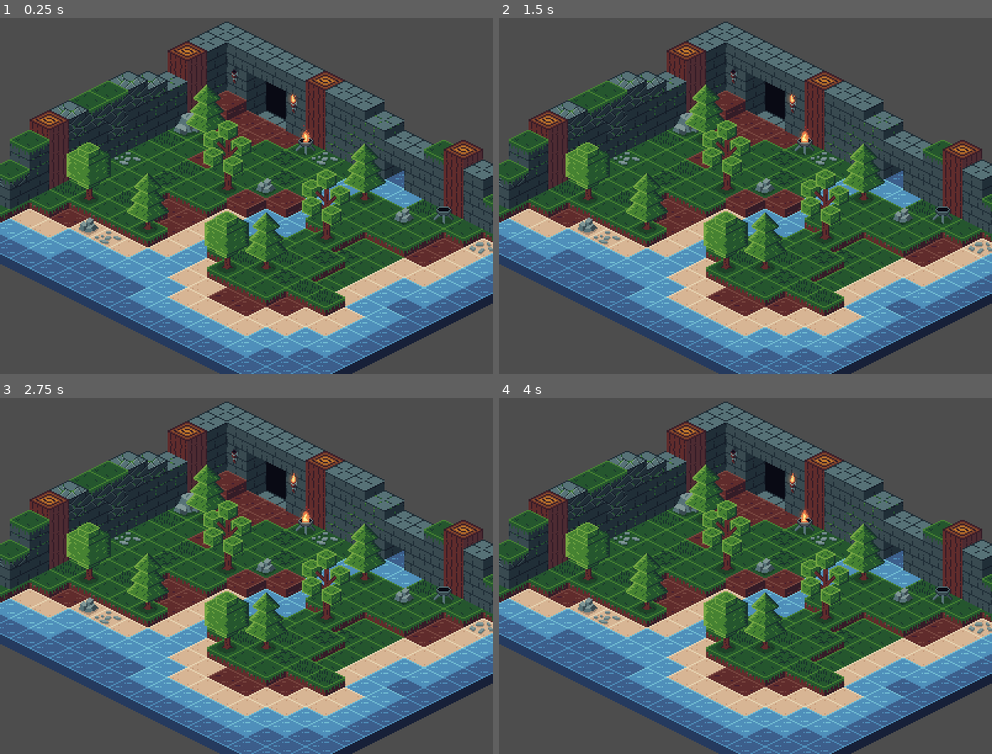
Above: before the commit, frames 1-4 (two rows, left to right).
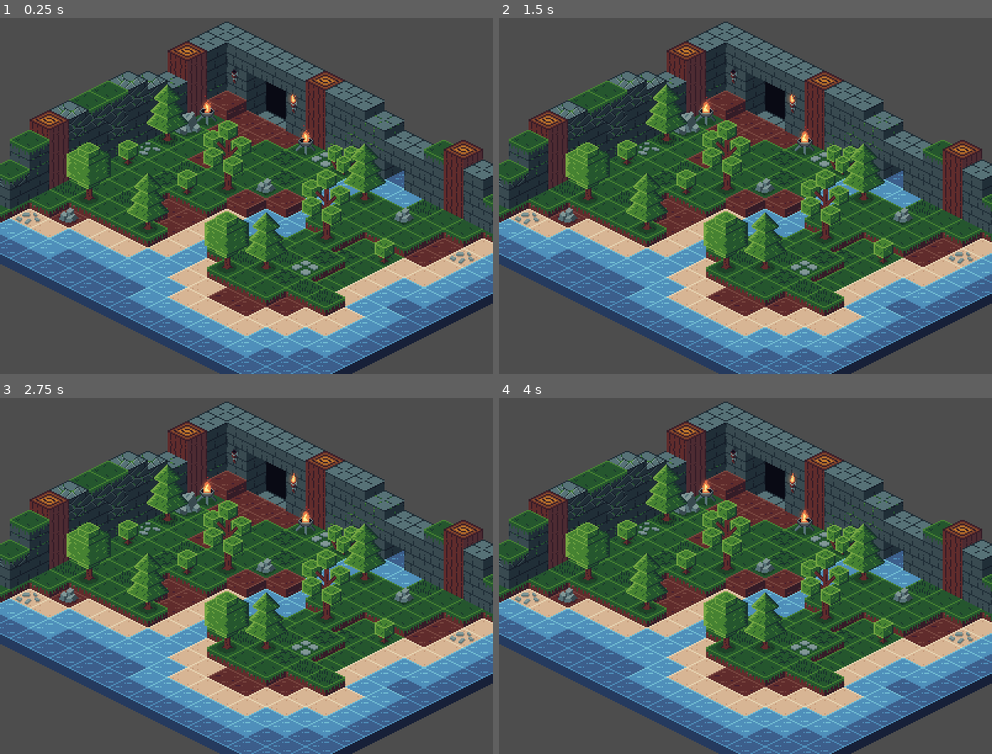
Above: after the commit, the same moments.

Repository: Paraldos/isometric
Game: Godot game, scene res://level.tscn
The game is run twice, just before and just after one commit, with the same random seed, the same clock (stepped at 60 frames per second) and the same inputs.
Inputs:
- Up to frame 1 (0.25 s): no input
- Up to frame 2 (1.5 s): no input
- Up to frame 3 (2.75 s): no input
- Up to frame 4 (4 s): no input

The runs differ from the first frame. In frame 1, 2.8% of the frame differs, in the area x 3-100%, y 18-73%; in frame 2, 2.8%; in frame 3, 2.8%; in frame 4, 2.8%.

Commit message:
added more bushes

Diff:
--- /dev/null
+++ b/Fence.tscn
@@ -0,0 +1,15 @@
+[gd_scene format=3 uid="uid://pp08r3vcumb4"]
+
+[ext_resource type="PackedScene" uid="uid://bisl3ua8h2vk7" path="res://deco/deco_template.tscn" id="1_7ph0r"]
+[ext_resource type="Texture2D" uid="uid://wb6wq3lpxjcl" path="res://assets/img/fence-Sheet.png" id="2_ylr71"]
+
+[node name="Fence" unique_id=723009896 instance=ExtResource("1_7ph0r")]
+
+[node name="GuidingBlock" parent="." index="0" unique_id=1429915701]
+position = Vector2(0, 8)
+frame = 2
+
+[node name="MainSprite" parent="." index="1" unique_id=462025457]
+position = Vector2(0, -8)
+texture = ExtResource("2_ylr71")
+hframes = 2
--- a/deco/bush.tscn
+++ b/deco/bush.tscn
@@ -13,4 +13,4 @@
 [node name="MainSprite" parent="." index="1" unique_id=462025457]
 position = Vector2(0, -8)
 texture = ExtResource("2_x4vpy")
-hframes = 2
+hframes = 3
--- a/deco/deco_template.tscn
+++ b/deco/deco_template.tscn
@@ -4,7 +4,6 @@
 [ext_resource type="Script" uid="uid://nh2mg68vqolh" path="res://deco/deco_template.gd" id="1_t410p"]
 
 [node name="DecoTemplate" type="Node2D" unique_id=723009896]
-y_sort_enabled = true
 script = ExtResource("1_t410p")
 
 [node name="GuidingBlock" type="Sprite2D" parent="." unique_id=1429915701]
--- a/deco/stones.tscn
+++ b/deco/stones.tscn
@@ -3,7 +3,7 @@
 [ext_resource type="PackedScene" uid="uid://bisl3ua8h2vk7" path="res://deco/deco_template.tscn" id="1_5t2e0"]
 [ext_resource type="Texture2D" uid="uid://b5kbp06klgrtk" path="res://assets/img/stones-Sheet.png" id="2_2qhfb"]
 
-[node name="DecoTemplate" unique_id=723009896 instance=ExtResource("1_5t2e0")]
+[node name="Stones" unique_id=723009896 instance=ExtResource("1_5t2e0")]
 randomize_sprite = true
 
 [node name="GuidingBlock" parent="." index="0" unique_id=1429915701]
@@ -13,4 +13,4 @@
 [node name="MainSprite" parent="." index="1" unique_id=462025457]
 position = Vector2(0, -8)
 texture = ExtResource("2_2qhfb")
-hframes = 2
+hframes = 3
--- a/deco/tree_1.tscn
+++ b/deco/tree_1.tscn
@@ -4,7 +4,6 @@
 [ext_resource type="Texture2D" uid="uid://dixhhws5lbglv" path="res://assets/img/tree1.png" id="2_qs1n3"]
 
 [node name="Tree1" unique_id=723009896 instance=ExtResource("1_i3lb6")]
-y_sort_enabled = true
 
 [node name="GuidingBlock" parent="." index="0" unique_id=1429915701]
 position = Vector2(0, 8)
--- a/level.tscn
+++ b/level.tscn
@@ -38,10 +38,10 @@
 tile_set = ExtResource("1_u52ul")
 
 [node name="Node2D" type="Node2D" parent="." unique_id=100005043]
+y_sort_enabled = true
 metadata/_edit_lock_ = true
 
 [node name="Torch" parent="Node2D" unique_id=723009896 instance=ExtResource("2_oi3di")]
-y_sort_enabled = false
 position = Vector2(192, -8)
 rotation = -3.1415927
 scale = Vector2(1, -1)
@@ -49,102 +49,67 @@
 
 [node name="Bush" parent="Node2D" unique_id=1714897486 instance=ExtResource("5_f2txt")]
 visible = false
+y_sort_enabled = true
 position = Vector2(160, 96)
 
 [node name="Torch2" parent="Node2D" unique_id=876988437 instance=ExtResource("2_oi3di")]
-y_sort_enabled = false
 position = Vector2(240, 16)
 rotation = -3.1415927
 scale = Vector2(1, -1)
 
 [node name="FireBowl" parent="Node2D" unique_id=836105076 instance=ExtResource("3_oi3di")]
-y_sort_enabled = false
-position = Vector2(352, 112)
-animate_loop = false
+position = Vector2(160, 32)
 
 [node name="FireBowl2" parent="Node2D" unique_id=1183929566 instance=ExtResource("3_oi3di")]
-y_sort_enabled = false
 position = Vector2(240, 56)
 
 [node name="Tree3" parent="Node2D" unique_id=750986595 instance=ExtResource("4_0b4ue")]
 visible = false
-y_sort_enabled = false
 position = Vector2(112, 56)
 
 [node name="Tree4" parent="Node2D" unique_id=541713267 instance=ExtResource("4_0b4ue")]
 visible = false
-y_sort_enabled = false
 position = Vector2(32, 96)
 
 [node name="Tree" parent="Node2D" unique_id=350592522 instance=ExtResource("4_0b4ue")]
 visible = false
-y_sort_enabled = false
 position = Vector2(176, 72)
 
 [node name="Tree2" parent="Node2D" unique_id=639737974 instance=ExtResource("4_0b4ue")]
 visible = false
-y_sort_enabled = false
 position = Vector2(288, 136)
 
 [node name="Bush2" parent="Node2D" unique_id=992844775 instance=ExtResource("5_f2txt")]
 visible = false
-y_sort_enabled = false
 position = Vector2(240, 152)
 
 [node name="Bush3" parent="Node2D" unique_id=1159667275 instance=ExtResource("5_f2txt")]
 visible = false
-y_sort_enabled = false
 position = Vector2(208, 152)
 
 [node name="Rocks" parent="Node2D" unique_id=53607254 instance=ExtResource("6_1ainy")]
-y_sort_enabled = false
 position = Vector2(320, 112)
 
 [node name="Rocks2" parent="Node2D" unique_id=1028444212 instance=ExtResource("6_1ainy")]
-y_sort_enabled = false
-position = Vector2(64, 120)
+position = Vector2(48, 112)
 
 [node name="Rocks4" parent="Node2D" unique_id=1882144420 instance=ExtResource("6_1ainy")]
-y_sort_enabled = false
 position = Vector2(208, 88)
 
 [node name="Rocks3" parent="Node2D" unique_id=1775727895 instance=ExtResource("6_1ainy")]
-y_sort_enabled = false
 position = Vector2(144, 40)
 
-[node name="DecoTemplate" parent="Node2D" unique_id=919098407 instance=ExtResource("7_n6hdu")]
-y_sort_enabled = false
-position = Vector2(96, 64)
-
-[node name="DecoTemplate2" parent="Node2D" unique_id=1678050453 instance=ExtResource("7_n6hdu")]
-y_sort_enabled = false
-position = Vector2(176, 112)
-
-[node name="DecoTemplate3" parent="Node2D" unique_id=579870369 instance=ExtResource("7_n6hdu")]
-y_sort_enabled = false
-position = Vector2(80, 128)
-
-[node name="DecoTemplate5" parent="Node2D" unique_id=327704985 instance=ExtResource("7_n6hdu")]
-y_sort_enabled = false
-position = Vector2(256, 64)
-
-[node name="DecoTemplate4" parent="Node2D" unique_id=1324878241 instance=ExtResource("7_n6hdu")]
-y_sort_enabled = false
-position = Vector2(384, 136)
-
 [node name="Tree5" parent="Node2D" unique_id=1379250131 instance=ExtResource("8_i2t4f")]
-y_sort_enabled = false
 position = Vector2(64, 96)
 
 [node name="Tree7" parent="Node2D" unique_id=672645480 instance=ExtResource("8_i2t4f")]
-y_sort_enabled = false
 position = Vector2(176, 152)
 
 [node name="Tree1" parent="Node2D" unique_id=325951181 instance=ExtResource("9_8cye3")]
 position = Vector2(112, 120)
 
 [node name="Tree11" parent="Node2D" unique_id=1407111913 instance=ExtResource("9_8cye3")]
-position = Vector2(160, 48)
+position = Vector2(128, 48)
 
 [node name="Tree9" parent="Node2D" unique_id=1072594096 instance=ExtResource("9_8cye3")]
 position = Vector2(208, 152)
@@ -153,7 +118,45 @@
 position = Vector2(288, 96)
 
 [node name="Tree12" parent="Node2D" unique_id=340583161 instance=ExtResource("10_8cye3")]
+y_sort_enabled = true
 position = Vector2(176, 88)
 
 [node name="Tree13" parent="Node2D" unique_id=331913083 instance=ExtResource("10_8cye3")]
+y_sort_enabled = true
 position = Vector2(256, 128)
+
+[node name="Stones" parent="Node2D" unique_id=1843313677 instance=ExtResource("7_n6hdu")]
+y_sort_enabled = true
+position = Vector2(112, 56)
+
+[node name="Stones2" parent="Node2D" unique_id=1934586236 instance=ExtResource("7_n6hdu")]
+y_sort_enabled = true
+position = Vector2(256, 64)
+
+[node name="Stones3" parent="Node2D" unique_id=1002530959 instance=ExtResource("7_n6hdu")]
+y_sort_enabled = true
+position = Vector2(16, 112)
+
+[node name="Stones4" parent="Node2D" unique_id=1069303418 instance=ExtResource("7_n6hdu")]
+y_sort_enabled = true
+position = Vector2(368, 144)
+
+[node name="Stones5" parent="Node2D" unique_id=1086403868 instance=ExtResource("7_n6hdu")]
+y_sort_enabled = true
+position = Vector2(240, 152)
+
+[node name="Bush4" parent="Node2D" unique_id=1732655543 instance=ExtResource("5_f2txt")]
+y_sort_enabled = true
+position = Vector2(96, 64)
+
+[node name="Bush5" parent="Node2D" unique_id=2108290546 instance=ExtResource("5_f2txt")]
+y_sort_enabled = true
+position = Vector2(304, 144)
+
+[node name="Bush7" parent="Node2D" unique_id=1354826836 instance=ExtResource("5_f2txt")]
+y_sort_enabled = true
+position = Vector2(272, 72)
+
+[node name="Bush6" parent="Node2D" unique_id=741875522 instance=ExtResource("5_f2txt")]
+y_sort_enabled = true
+position = Vector2(144, 88)
Binary file changed: assets/img/Bushes-Sheet.png
Binary file changed: assets/img/Bushes.aseprite
Binary file added: assets/img/char.aseprite
Binary file added: assets/img/fence-Sheet.png
Not shown, added: assets/img/fence-Sheet.png.import
Binary file added: assets/img/fence.aseprite
Binary file changed: assets/img/stones-Sheet.png
Binary file changed: assets/img/stones.aseprite
